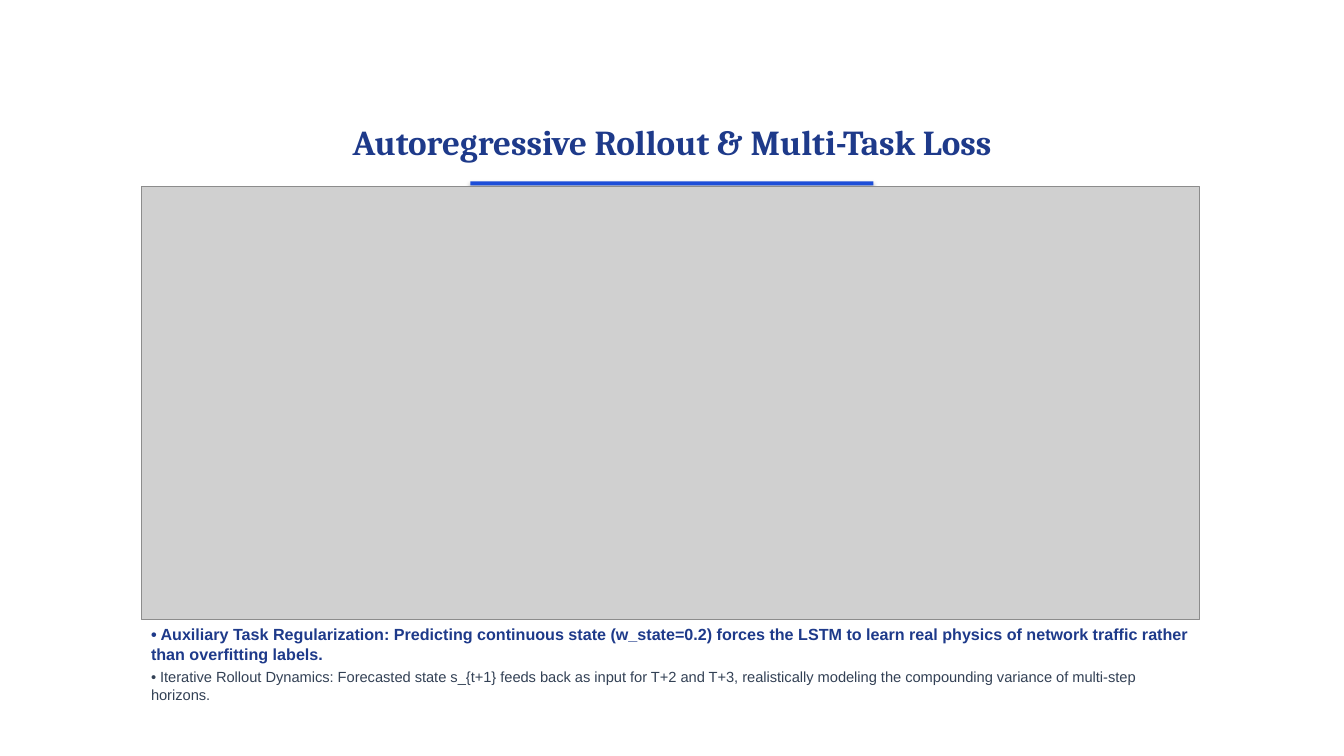
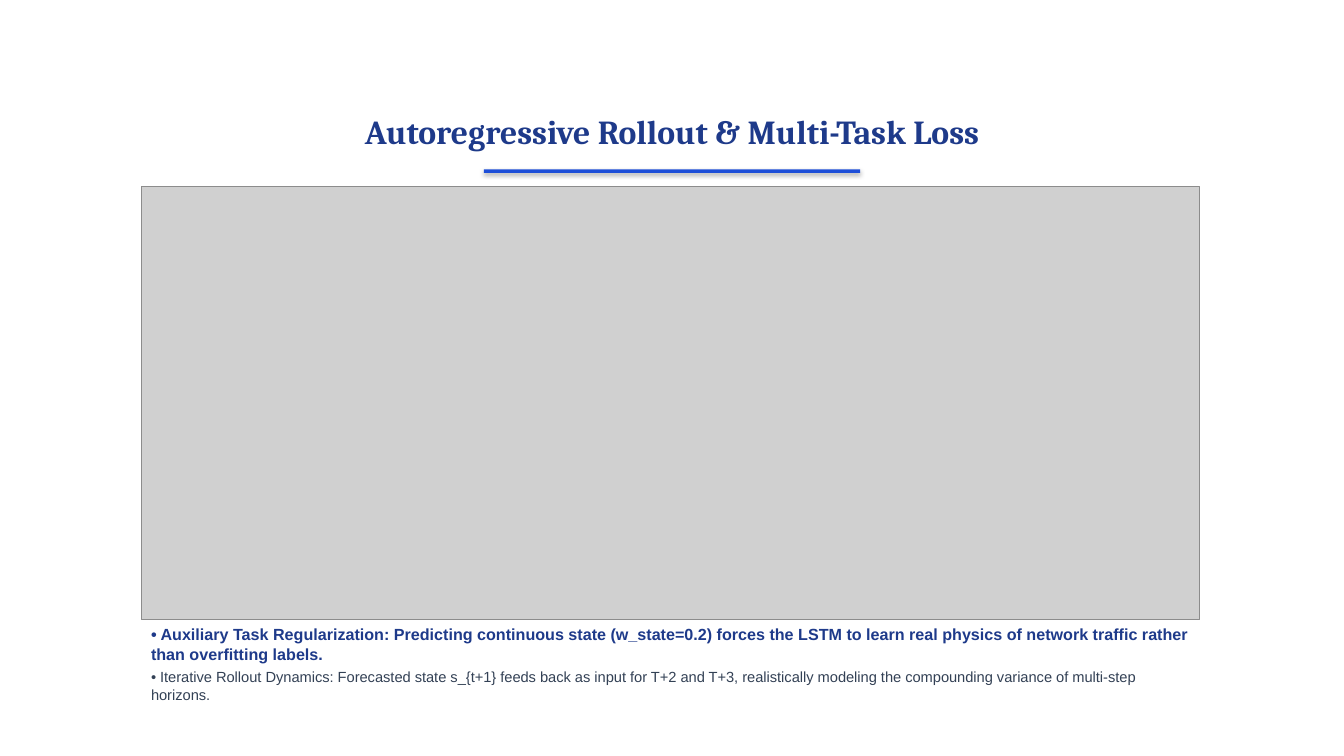
Before and after one commit to surajbuilds53/sentinel-x, a slide deck: slide 10 of Sentinel-X_Presentation.pptx. Drawn at 1344x756 pixels with LibreOffice and Linux fonts; fonts in the diff are those of the drawing; grey boxes stand for pictures; background and template pictures are left out. Boxes give left, top, right and bottom in pixels: in the first picture for what was removed or moved away, otherwise in the second. Text is boxed around its words. In the diff, an @@ line names an element or a change of style, - is before the commit and + after.

```diff
--- a/Sentinel-X_Presentation.pptx
+++ b/Sentinel-X_Presentation.pptx
@@ text "Autoregressive Rollout & Multi-Task Loss" moved from (x1=353, y1=130, x2=992, y2=163) to (x1=365, y1=120, x2=979, y2=152) @@
@@ text "Autoregressive Rollout & Multi-Task Loss" at (x1=365, y1=120, x2=979, y2=152): size 25 to 24 pt @@
@@ rectangle resized from (x1=471, y1=181, x2=874, y2=186) to (x1=484, y1=169, x2=860, y2=173) @@
```
Also in this commit, not shown: 14 other slides changed, 2 other files.
